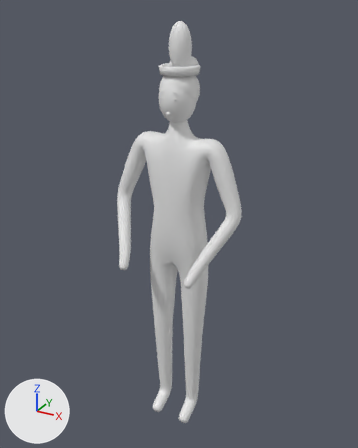
An edit to the FBX model Assets/HuaShang/Resources/HuaShang/Art/Characters/SK_daJi.fbx, drawn before and after from the same camera.
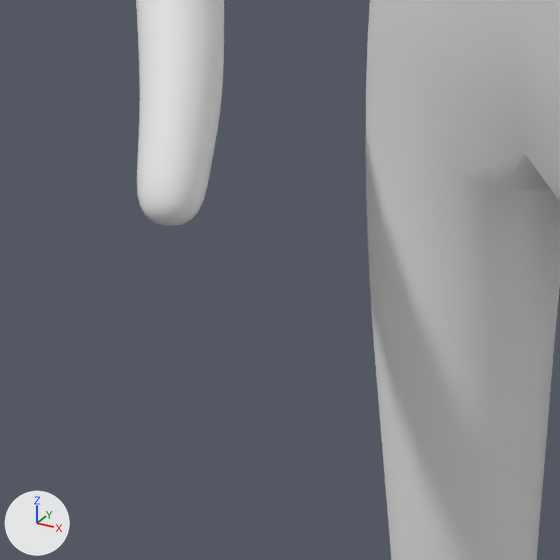
The first picture shows the older version from a 50 mm camera at (0.951, -1.729, 1.899) aimed at (0.006, -0.011, 1.04). The close-ups show the older and then the newer version on the part from 28% to 49% of the width and 53% to 70% of the height of that picture. Only the edits that show in the close-ups are written down. The lights are fixed; the arrows at lower left show +X, +Y and +Z. Where no turn or scale is listed for an object, it has been applied to the vertices.

Names of what the first close-up shows: 'Body'.
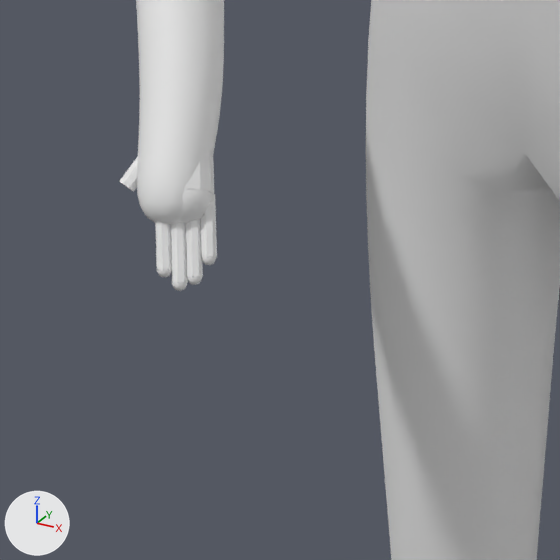
Where the change shows, as pixel boxes [x1, y1, x2, y2] in the close-ups (560 x 560 px):
'Finger.005', added
    after: [171, 222, 188, 283]
'Finger.006', added
    after: [186, 219, 203, 277]
'PalmCap.001', added
    after: [180, 189, 213, 224]
'Finger.007', added
    after: [200, 194, 217, 257]
'Palm.001', added
    after: [185, 150, 214, 194]
'Finger.004', added
    after: [155, 221, 172, 270]
'Thumb.001', added
    after: [119, 157, 138, 192]
'FingerTip.005', added
    after: [172, 280, 188, 291]
'FingerTip.006', added
    after: [187, 274, 202, 285]
'FingerTip.004', added
    after: [157, 266, 172, 277]
'FingerTip.007', added
    after: [202, 254, 216, 265]

What the commit changed:
Mesh me_fingertip_006 is new.
It is a UV sphere (8 segments, 4 rings, poles along z) spanning x -0.13468..-0.12508, y -0.22732..-0.21772, z 0.84134..0.85094.
It uses material mat_m_skin (white #e7e7e7).
Mesh me_fingertip_007 is new.
It is a UV sphere (8 segments, 4 rings, poles along z) spanning x -0.13095..-0.12135, y -0.21758..-0.20798, z 0.85053..0.86013.
It uses material mat_m_skin (white #e7e7e7).
Mesh me_palm_001 is new.
It has 24 vertices, 14 faces and spans x -0.1839..-0.1319, y -0.2171..-0.1591, z 0.8741..0.9376.
It uses material mat_m_skin (white #e7e7e7).
Mesh me_finger_006 is new.
It has 16 vertices, 10 faces and spans x -0.1485..-0.1255, y -0.2266..-0.197, z 0.8436..0.888.
It uses material mat_m_skin (white #e7e7e7).
Mesh me_fingertip_005 is new.
It is a UV sphere (8 segments, 4 rings, poles along z) spanning x -0.14084..-0.13124, y -0.2334..-0.2238, z 0.83883..0.84843.
It uses material mat_m_skin (white #e7e7e7).
Mesh me_finger_004 is new.
It has 16 vertices, 10 faces and spans x -0.1627..-0.1412, y -0.2337..-0.2064, z 0.8477..0.888.
It uses material mat_m_skin (white #e7e7e7).
Mesh me_finger_007 is new.
It has 16 vertices, 10 faces and spans x -0.1415..-0.1218, y -0.2169..-0.1923, z 0.8528..0.888.
It uses material mat_m_skin (white #e7e7e7).
Mesh me_thumb_001 is new.
It has 16 vertices, 10 faces and spans x -0.1859..-0.1655, y -0.2186..-0.1866, z 0.8843..0.9152.
It uses material mat_m_skin (white #e7e7e7).
Mesh me_fingertip_004 is new.
It is a UV sphere (8 segments, 4 rings, poles along z) spanning x -0.15035..-0.14075, y -0.23447..-0.22487, z 0.84552..0.85512.
It uses material mat_m_skin (white #e7e7e7).
Mesh me_finger_005 is new.
It has 16 vertices, 10 faces and spans x -0.1556..-0.1317, y -0.2327..-0.2017, z 0.841..0.888.
It uses material mat_m_skin (white #e7e7e7).
Mesh me_palmcap_001 is new.
It is a UV sphere (10 segments, 6 rings, poles along z) spanning x -0.1639..-0.1315, y -0.2204..-0.1864, z 0.8684..0.9024.
It uses material mat_m_skin (white #e7e7e7).
Object 'FingerTip.006' (ob_fingertip_006) is new; it shows me_fingertip_006.
Its location is (0.0, 0.0, 0.0).
Object 'FingerTip.007' (ob_fingertip_007) is new; it shows me_fingertip_007.
Its location is (0.0, 0.0, 0.0).
Object 'Palm.001' (ob_palm_001) is new; it shows me_palm_001.
Its location is (0.0, 0.0, 0.0).
Object 'Finger.006' (ob_finger_006) is new; it shows me_finger_006.
Its location is (0.0, 0.0, 0.0).
Object 'FingerTip.005' (ob_fingertip_005) is new; it shows me_fingertip_005.
Its location is (0.0, 0.0, 0.0).
Object 'Finger.004' (ob_finger_004) is new; it shows me_finger_004.
Its location is (0.0, 0.0, 0.0).
Object 'Finger.007' (ob_finger_007) is new; it shows me_finger_007.
Its location is (0.0, 0.0, 0.0).
Object 'Thumb.001' (ob_thumb_001) is new; it shows me_thumb_001.
Its location is (0.0, 0.0, 0.0).
Object 'FingerTip.004' (ob_fingertip_004) is new; it shows me_fingertip_004.
Its location is (0.0, 0.0, 0.0).
Object 'Finger.005' (ob_finger_005) is new; it shows me_finger_005.
Its location is (0.0, 0.0, 0.0).
Object 'PalmCap.001' (ob_palmcap_001) is new; it shows me_palmcap_001.
Its location is (0.0, 0.0, 0.0).
